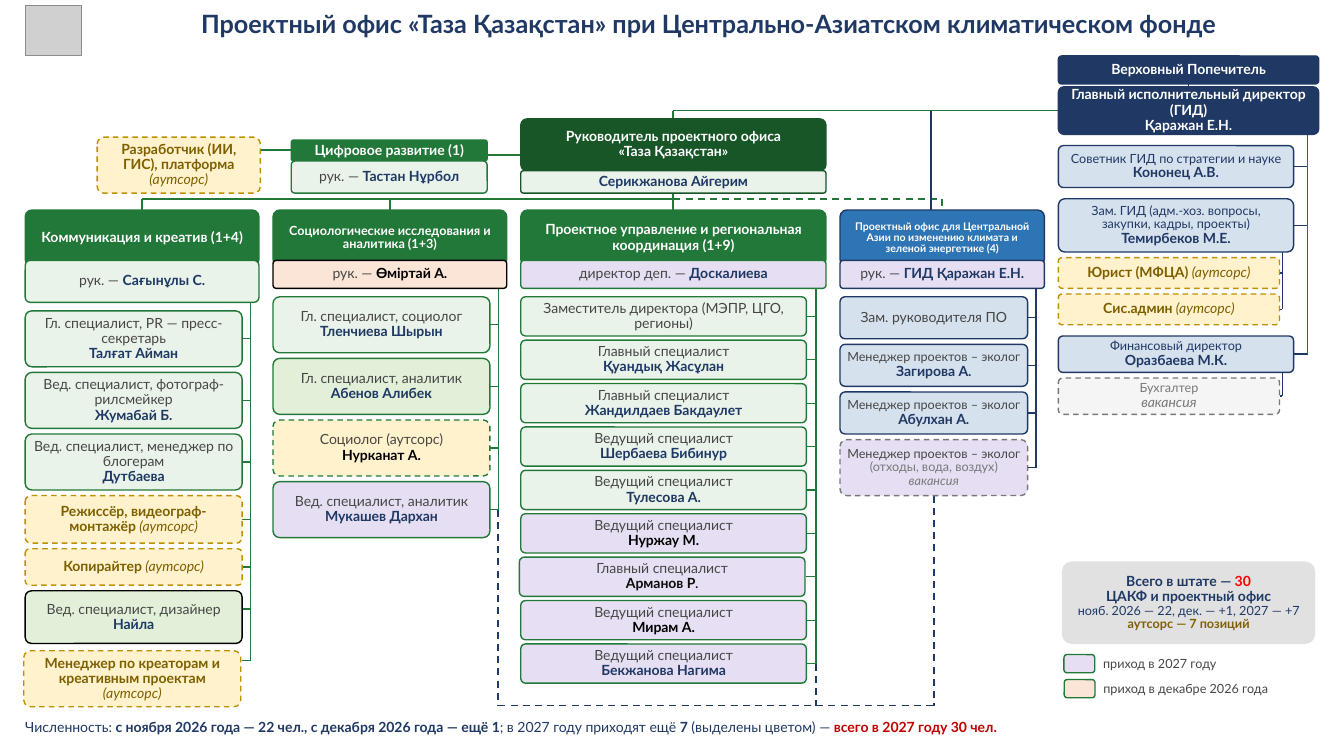
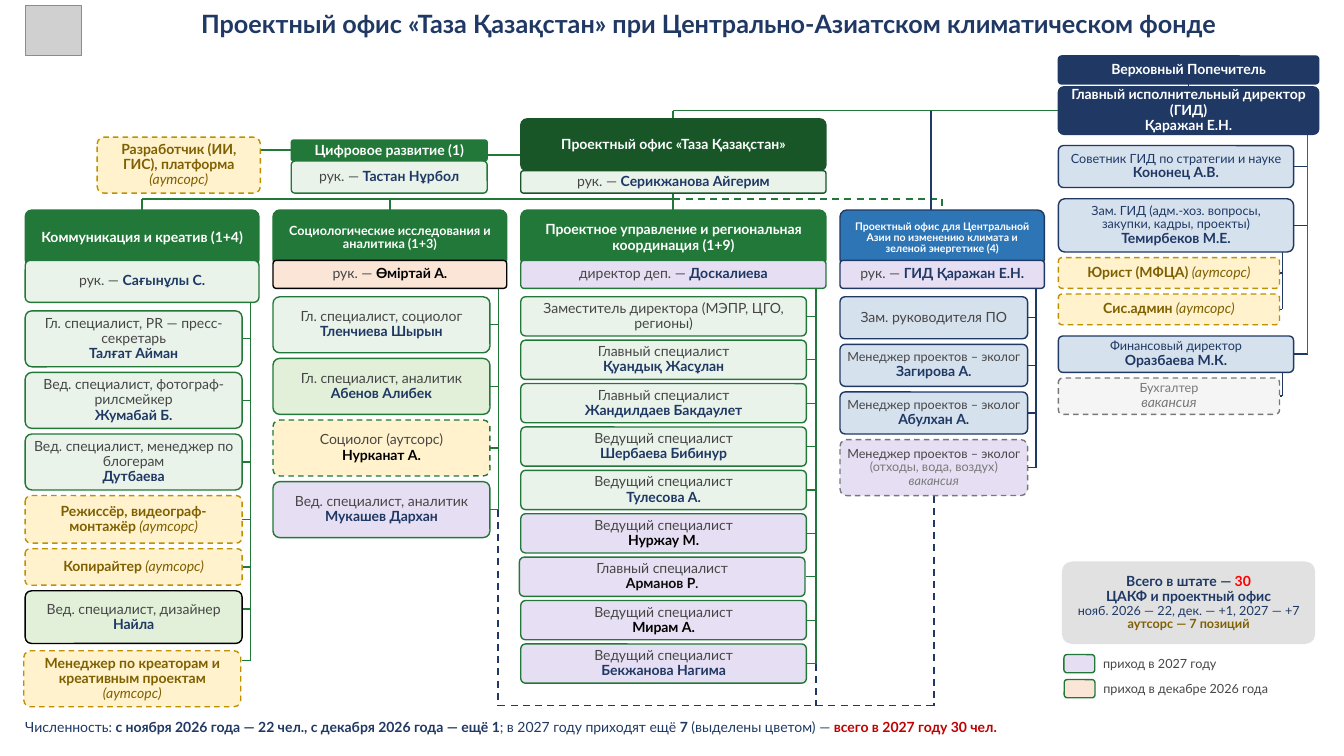
Before and after one commit to murat01042014/obsidian-vault, a slide deck: slide 1 of TAZA/_документы/Структура ЦАКФ и проектного офиса ТК – от Айгерим 20.10 – без окладов.pptx. Drawn at 1344x756 pixels with LibreOffice and Linux fonts; fonts in the diff are those of the drawing; grey boxes stand for pictures. Boxes give left, top, right and bottom in pixels: in the first picture for what was removed or moved away, otherwise in the second. Text is boxed around its words. In the diff, an @@ line names an element or a change of style, - is before the commit and + after.

```diff
--- a/TAZA/_документы/Структура ЦАКФ и проектного офиса ТК – от Айгерим 20.10 – без окладов.pptx
+++ b/TAZA/_документы/Структура ЦАКФ и проектного офиса ТК – от Айгерим 20.10 – без окладов.pptx
@@ text in rounded rectangle at <box>561,139,786,152</box>: text changed @@
-Руководитель проектного офиса
-«Таза Қазақстан»
+Проектный офис «Таза Қазақстан»
@@ text in rounded rectangle at <box>577,176,770,189</box>: text changed @@
-Серикжанова Айгерим
+рук. — Серикжанова Айгерим
```
Also in this commit, not shown: 2 other files.
